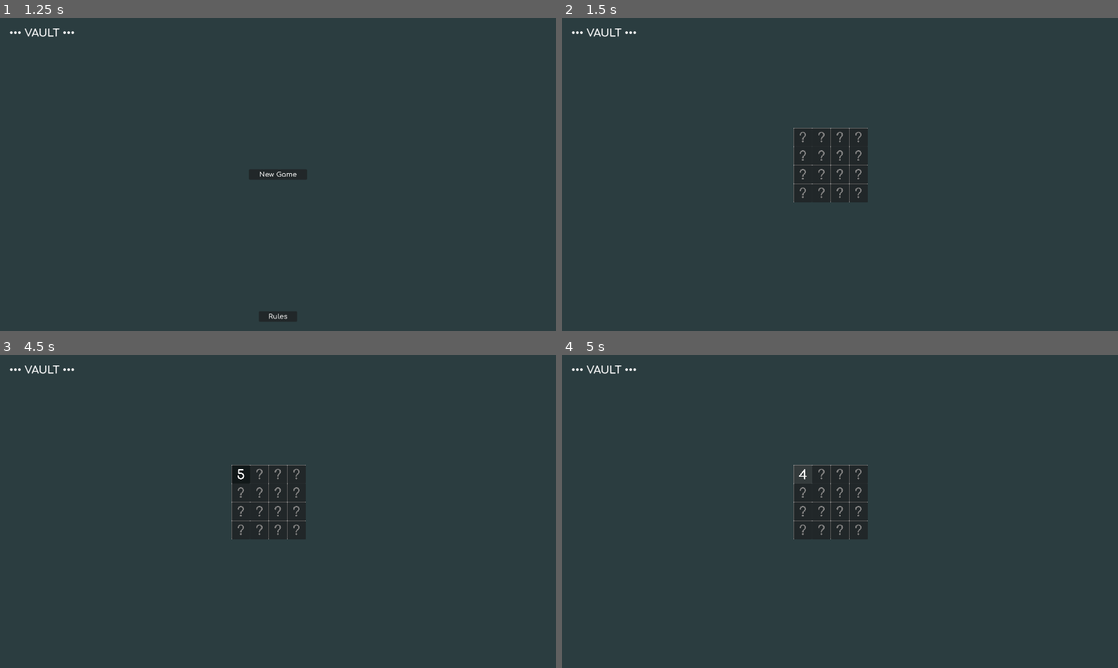
Above: before the commit, frames 1-4 (two rows, left to right).
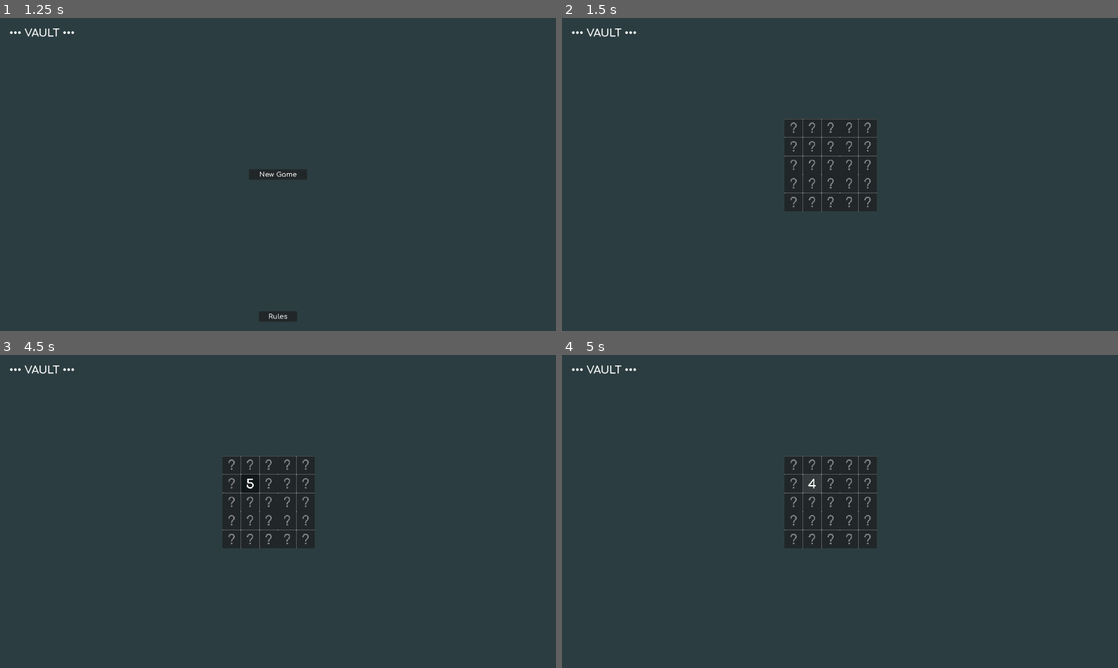
Above: after the commit, the same moments.

Repository: Kaeltyk/vault-noart
Game: Godot game, scene res://Main.tscn
The game is run twice, just before and just after one commit, with the same random seed, the same clock (stepped at 60 frames per second) and the same inputs.
Inputs (mouse positions are in pixels of both pictures, inside the frame that each line leads up to):
- Up to frame 1 (1.25 s): move the mouse to (400, 158) at 0.52 s; hold Keypad 8 (ui_eight) from 0.53 s (still down); click (400, 158) at 0.67 s; tap Keypad 5 (ui_five) at 0.8 s
- Up to frame 2 (1.5 s): release Keypad 8 (ui_eight) at 1.25 s; click "New Game" at 1.25 s
- Up to frame 3 (4.5 s): click (239, 473) at 2.02 s; click (239, 473) at 2.77 s; click (239, 473) at 3.52 s; tap Enter at 4.25 s; tap Keypad 5 (ui_five) at 4.35 s; click (239, 473) at 4.42 s
- Up to frame 4 (5 s): tap Keypad 4 (ui_four) at 4.55 s

Frame 1 is identical in both runs. In frame 2, 0.9% of the frame differs, in the area x 40-57%, y 32-62%; in frame 3, 0.9%; in frame 4, 0.9%.

Commit message:
Add hacked cells target quadrant highlight

Diff:
--- a/Game.gd
+++ b/Game.gd
@@ -2,15 +2,17 @@
 extends CanvasLayer
 
 @export var m_cellScene:PackedScene
+@export var m_quadrantHighlightScene:PackedScene
 @export var m_boardControl:Control
+@export var m_highlightControl:Control
 
 var boardXSize:int = 3
 var boardYSize:int = 7
 
 #region CellData
 
+enum ECellState { UNSET, GUESS, SET, INVALID }
 class CellData:
-	enum ECellState { UNSET, GUESS, SET, INVALID }
 	var cellState:ECellState = ECellState.INVALID
 	var cellRef:Cell
 	var cellId:int
@@ -46,6 +48,12 @@
 #region Quadrant
 # quadrant complexity here comes from the fact we want to support even grids - so a cell can belong to multiple quadrants
 enum EQuadrant { TOPLEFT=1<<0, TOPRIGHT=1<<1, BOTTOMLEFT=1<<2, BOTTOMRIGHT=1<<3, INVALID=0 }
+class Bounds2i:
+	var xmin:int
+	var xmax:int
+	var ymin:int
+	var ymax:int
+
 class QuadrantData:
 	var xSize:int
 	var ySize:int
@@ -53,9 +61,11 @@
 	var topYMax:int
 	var bottomYMin:int
 	var rightXMin:int
+	var lastProcessedBounds:Bounds2i
 	func _init(x:int, y:int) -> void:
 		xSize = x
 		ySize = y
+		lastProcessedBounds = Bounds2i.new()
 		compute_quadrant_limits()
 	func compute_quadrant_limits() -> void:
 		leftXMax = int(xSize/2.0) if xSize%2 == 1 else int(xSize/2.0)-1
@@ -82,7 +92,61 @@
 		if (quadrant & EQuadrant.BOTTOMLEFT == EQuadrant.BOTTOMLEFT): result |= EQuadrant.TOPRIGHT
 		assert(result != EQuadrant.INVALID, "get_oppositequadrant fail")
 		return result
-
+	func get_quadrant_Bounds2i(quadrant:int) -> Bounds2i:
+		var xmin:int = xSize;
+		var xmax:int = 0;
+		var ymin:int = ySize;
+		var ymax:int = 0;
+		if (quadrant & EQuadrant.TOPLEFT == EQuadrant.TOPLEFT):
+			xmin = min(xmin, 0)
+			xmax = max(xmax, leftXMax)
+			ymin = min(ymin, 0)
+			ymax = max(ymax, topYMax)
+			print("quadrant TL > %s..%s %s..%s" % [xmin, xmax, ymin, ymax])
+		if (quadrant & EQuadrant.TOPRIGHT == EQuadrant.TOPRIGHT):
+			xmin = min(xmin, rightXMin)
+			xmax = max(xmax, xSize-1)
+			ymin = min(ymin, 0)
+			ymax = max(ymax, topYMax)
+			print("quadrant TR > %s..%s %s..%s" % [xmin, xmax, ymin, ymax])
+		if (quadrant & EQuadrant.BOTTOMLEFT == EQuadrant.BOTTOMLEFT):
+			xmin = min(xmin, 0)
+			xmax = max(xmax, leftXMax)
+			ymin = min(ymin, bottomYMin)
+			ymax = max(ymax, ySize-1)
+			print("quadrant BL > %s..%s %s..%s" % [xmin, xmax, ymin, ymax])
+		if (quadrant & EQuadrant.BOTTOMRIGHT == EQuadrant.BOTTOMRIGHT):
+			xmin = min(xmin, rightXMin)
+			xmax = max(xmax, xSize-1)
+			ymin = min(ymin, bottomYMin)
+			ymax = max(ymax, ySize-1)
+			print("quadrant BR > %s..%s %s..%s" % [xmin, xmax, ymin, ymax])
+		lastProcessedBounds.xmin = xmin;
+		lastProcessedBounds.xmax = xmax;
+		lastProcessedBounds.ymin = ymin;
+		lastProcessedBounds.ymax = ymax;
+		return lastProcessedBounds;
+
+	#func get_quadrant_xsize(quadrant:int) -> int:
+		#var xmin:int = xSize;
+		#var xmax:int = 0;
+		#if (quadrant & EQuadrant.TOPLEFT == EQuadrant.TOPLEFT):
+			#xmin = min(xmin, 0)
+			#xmax = max(xmax, leftXMax)
+			#print("quadrant TL > %s..%s" % [xmin, xmax])
+		#if (quadrant & EQuadrant.TOPRIGHT == EQuadrant.TOPRIGHT):
+			#xmin = min(xmin, rightXMin)
+			#xmax = max(xmax, xSize-1)
+			#print("quadrant TR > %s..%s" % [xmin, xmax])
+		#if (quadrant & EQuadrant.BOTTOMLEFT == EQuadrant.BOTTOMLEFT):
+			#xmin = min(xmin, 0)
+			#xmax = max(xmax, leftXMax)
+			#print("quadrant BL > %s..%s" % [xmin, xmax])
+		#if (quadrant & EQuadrant.BOTTOMRIGHT == EQuadrant.BOTTOMRIGHT):
+			#xmin = min(xmin, rightXMin)
+			#xmax = max(xmax, xSize-1)
+			#print("quadrant BR > %s..%s" % [xmin, xmax])
+		#return xmax - xmin + 1;
 
 
 #endregion
@@ -90,12 +154,19 @@
 var currentHoveredCell:Cell
 var allCellDatas:Array[CellData] = []
 var quadrantData:QuadrantData
+var resetGuessAutoMode:bool = false
+
+var quadrantHighlight:NinePatchRect
+
 
 # Called when the node enters the scene tree for the first time.
 func _ready() -> void:
-	quadrantData = QuadrantData.new(5, 5)
-	var _quadrantTest:int = quadrantData.get_quadrant(0,0)
-	_quadrantTest = quadrantData.get_quadrant(4,4)
+	quadrantHighlight = m_quadrantHighlightScene.instantiate()
+	m_highlightControl.add_child(quadrantHighlight)
+	Helpers.disable_and_hide_node(quadrantHighlight)
+	#quadrantData = QuadrantData.new(5, 5)
+	#var _quadrantTest:int = quadrantData.get_quadrant(0,0)
+	#_quadrantTest = quadrantData.get_quadrant(4,4)
 	#print("Game Ready!!")
 
 
@@ -130,12 +201,16 @@
 
 func on_cell_enter(enteredCell: Cell) -> void:
 	currentHoveredCell = enteredCell
+	if (resetGuessAutoMode):
+		reset_guess_if_possible()
+	update_quadrant_highlight()
 	#print("on_cell_enter current cell: %s" % currentHoveredCell.name)
 
 
 func on_cell_exit(exitedCell: Cell) -> void:
 	if (exitedCell == currentHoveredCell):
 		currentHoveredCell = null
+	update_quadrant_highlight()
 	#if (currentHoveredCell != null):
 		#print("on_cell_exit current cell: %s" % currentHoveredCell.name)
 	#else:
@@ -154,27 +229,29 @@
 	elif (event.is_action_pressed("ui_seven")):		update_guess_if_possible(7)
 	elif (event.is_action_pressed("ui_eight")):		update_guess_if_possible(8)
 	elif (event.is_action_pressed("ui_nine")):		update_guess_if_possible(9)
-	elif (event.is_action_pressed("ui_guess_reset")):	reset_guess_if_possible()
+	elif (event.is_action_pressed("ui_guess_reset")):
+			reset_guess_if_possible()
+			resetGuessAutoMode = true
+	elif (event.is_action_released("ui_guess_reset")):
+			resetGuessAutoMode = false
 
 func update_guess_if_possible(value:int) -> void:
 	if (currentHoveredCell != null):
 		var cellData:CellData = get_cellData_from_cell(currentHoveredCell)
 		assert(currentHoveredCell == cellData.cellRef, "mismatch: allCellDatas[get_cell_id(cell)] != cell !!")
-		var canSetGuess:bool = cellData.cellState != CellData.ECellState.SET
+		var canSetGuess:bool = cellData.cellState != ECellState.SET
 		if (canSetGuess):
 			cellData.set_guess(value)
-			#currentHoveredCell.set_guess(value)
 
 func reset_guess_if_possible() -> void:
 	if (currentHoveredCell != null):
 		var cellData:CellData = get_cellData_from_cell(currentHoveredCell)
-		var canResetGuess:bool = cellData.cellState != CellData.ECellState.SET
+		var canResetGuess:bool = cellData.cellState != ECellState.SET
 		if (canResetGuess):
 			cellData.reset_guess()
 
 func get_cell_id(cell:Cell) -> int:
 	for i:int in range(allCellDatas.size()):
-	#for cellData:CellData in allCellDatas:
 		if (allCellDatas[i].cellRef == cell):
 			return i
 	assert(false, "get_cell_id fail!")
@@ -189,20 +266,22 @@
 
 func on_cell_hacked(hackedCell:Cell) -> void:
 	var cellData:CellData = get_cellData_from_cell(hackedCell)
-	var isAlreadyHacked:bool = cellData.cellState == CellData.ECellState.SET # (cellData.codeStr != null && cellData.codeStr != "")
+	var isAlreadyHacked:bool = cellData.cellState == ECellState.SET # (cellData.codeStr != null && cellData.codeStr != "")
 	if (isAlreadyHacked):
 		#print("cell %d already hacked" % cellData.cellId)
 		return
 	generate_code_for_cell(cellData)
-	cellData.cellState = CellData.ECellState.SET
+	cellData.cellState = ECellState.SET
 	cellData.set_hacked()
+	update_quadrant_highlight()
 
 func on_cell_clicked(clickedCell:Cell) -> void:
 	var cellData:CellData = get_cellData_from_cell(clickedCell)
 	var cellQuadrant:int = quadrantData.get_quadrant(cellData.cellx, cellData.celly)
 
 func generate_code_for_cell(cellData:CellData) -> void:
-	# first get cell quadrant so we can get target quadrant
+	var targetQuadrant:int = quadrantData.get_oppositequadrant(cellData.quadrant)
+
 	# then walk random path toward target & store digits for the code
 	pass
 
@@ -216,3 +295,20 @@
 			var cellid:int = y*boardXSize+x
 			logstr = logstr + "%s" % allCellDatas[cellid].value
 		print(logstr)
+
+func update_quadrant_highlight() -> void:
+	if (currentHoveredCell == null):
+		Helpers.disable_and_hide_node(quadrantHighlight)
+		return
+	var cellData:CellData = get_cellData_from_cell(currentHoveredCell)
+	if (cellData.cellState != ECellState.SET):
+		Helpers.disable_and_hide_node(quadrantHighlight)
+		return
+	var oppositequadrant:int = quadrantData.get_oppositequadrant(cellData.quadrant)
+	Helpers.enable_and_show_node(quadrantHighlight)
+	var xtopOffset:float = 1920/2.0 - 64.0 * (boardXSize/2.0 + 0.5)
+	var ytopOffset:float = 1080/2.0 - 64.0 * (boardYSize/2.0 + 0.5)
+	var bounds:Bounds2i = quadrantData.get_quadrant_Bounds2i(oppositequadrant)
+	#var quadrantXSize = quadrantData.get_quadrant_xsize(oppositequadrant)
+	quadrantHighlight.global_position = Vector2(xtopOffset + 64.0*bounds.xmin, ytopOffset + 64.0*bounds.ymin)
+	quadrantHighlight.size = Vector2(64.0*(bounds.xmax-bounds.xmin+1), 64.0*(bounds.ymax-bounds.ymin+1))
--- a/Main.tscn
+++ b/Main.tscn
@@ -9,6 +9,7 @@
 [ext_resource type="Script" path="res://Scripts/Menu.gd" id="5_6q7iv"]
 [ext_resource type="Texture2D" uid="uid://dfhhnxtq1ojty" path="res://Textures/White16.png" id="6_rm1kv"]
 [ext_resource type="Script" path="res://Game.gd" id="8_aegs5"]
+[ext_resource type="PackedScene" uid="uid://x6xpexqui1sb" path="res://QuadrantHighlight.tscn" id="10_rpukv"]
 
 [sub_resource type="LabelSettings" id="LabelSettings_3xv05"]
 font = ExtResource("1_ivdue")
@@ -266,15 +267,23 @@
 virtual_keyboard_enabled = false
 middle_mouse_paste_enabled = false
 
-[node name="CanvasLayer_Game" type="CanvasLayer" parent="." node_paths=PackedStringArray("m_boardControl")]
+[node name="CanvasLayer_Game" type="CanvasLayer" parent="." node_paths=PackedStringArray("m_boardControl", "m_highlightControl")]
 script = ExtResource("8_aegs5")
 m_cellScene = ExtResource("4_f2ehu")
-m_boardControl = NodePath("Control")
-
-[node name="Control" type="Control" parent="CanvasLayer_Game"]
-layout_mode = 3
-anchors_preset = 15
-anchor_right = 1.0
-anchor_bottom = 1.0
-grow_horizontal = 2
-grow_vertical = 2
+m_quadrantHighlightScene = ExtResource("10_rpukv")
+m_boardControl = NodePath("BoardControl")
+m_highlightControl = NodePath("HighlightControl")
+
+[node name="BoardControl" type="Control" parent="CanvasLayer_Game"]
+layout_mode = 3
+anchors_preset = 15
+anchor_right = 1.0
+anchor_bottom = 1.0
+grow_horizontal = 2
+grow_vertical = 2
+
+[node name="HighlightControl" type="Control" parent="CanvasLayer_Game"]
+layout_mode = 3
+anchors_preset = 0
+offset_right = 40.0
+offset_bottom = 40.0
--- /dev/null
+++ b/QuadrantHighlight.tscn
@@ -0,0 +1,28 @@
+[gd_scene load_steps=3 format=3 uid="uid://x6xpexqui1sb"]
+
+[ext_resource type="Texture2D" uid="uid://cry24sfsnw5l8" path="res://Textures/NinePatchBox_OnePixelOn16.png" id="1_psujm"]
+[ext_resource type="Texture2D" uid="uid://dfhhnxtq1ojty" path="res://Textures/White16.png" id="2_3odj2"]
+
+[node name="QuadrantHighlight" type="NinePatchRect"]
+self_modulate = Color(0.552941, 0.768627, 0.376471, 0.913725)
+texture_filter = 1
+texture_repeat = 1
+offset_right = 64.0
+offset_bottom = 64.0
+texture = ExtResource("1_psujm")
+patch_margin_left = 2
+patch_margin_top = 2
+patch_margin_right = 2
+patch_margin_bottom = 2
+
+[node name="TextureRect" type="TextureRect" parent="."]
+self_modulate = Color(0.564706, 0.74902, 0.411765, 0.0666667)
+texture_filter = 1
+layout_mode = 1
+anchors_preset = 15
+anchor_right = 1.0
+anchor_bottom = 1.0
+grow_horizontal = 2
+grow_vertical = 2
+mouse_filter = 2
+texture = ExtResource("2_3odj2")
--- a/Scripts/Menu.gd
+++ b/Scripts/Menu.gd
@@ -31,7 +31,7 @@
 	print("New Game!")
 	Helpers.enable_and_show_node(m_vaultGame)
 	Helpers.disable_and_hide_node(m_initializer.m_menuCanvas)
-	m_vaultGame.start_new_game(4,4)
+	m_vaultGame.start_new_game(5,5)
 
 
 func ShowRules() -> void:
Not shown: 1 places in Main.tscn that only renumber resources
Not shown, changed: Vault_Progress.txt
